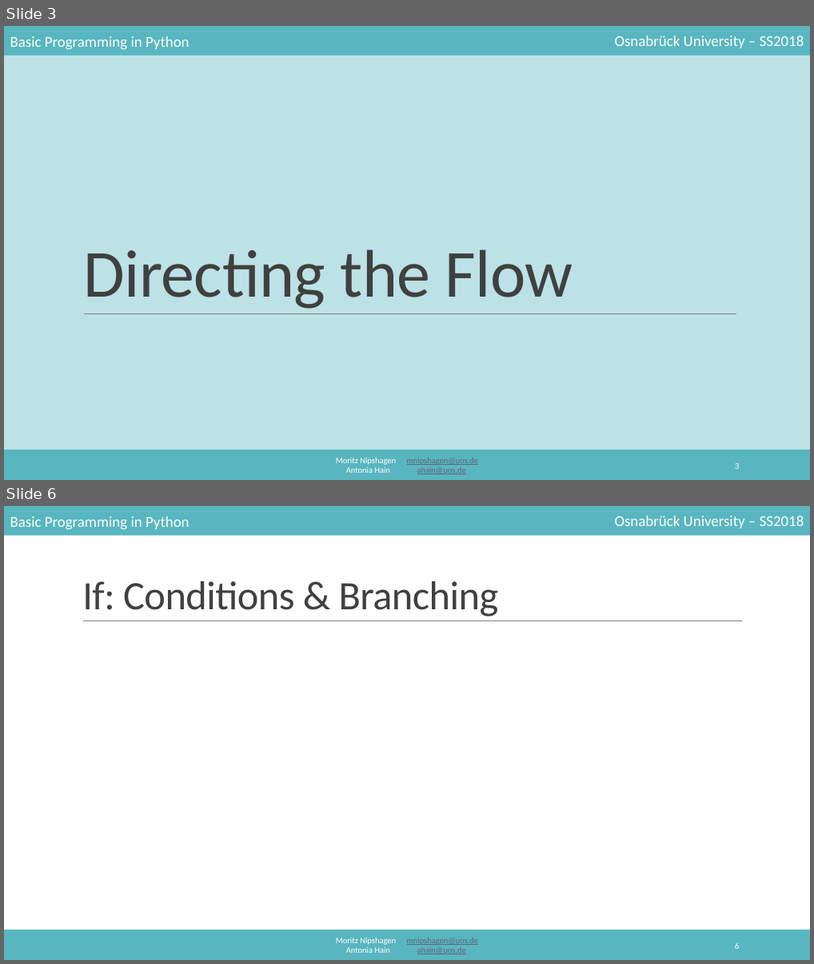
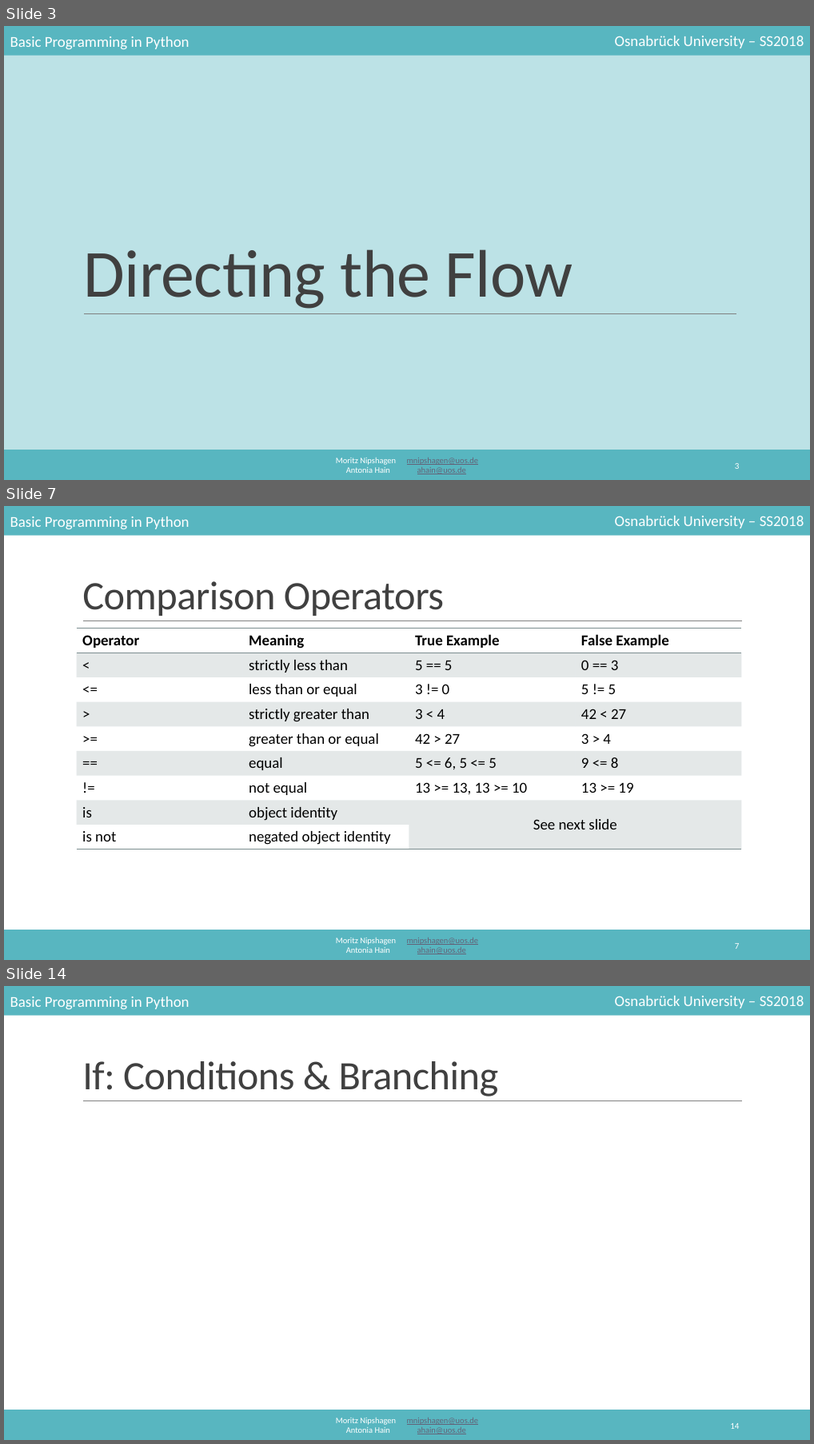
Before and after one commit to mnipshagen/monty, a slide deck: 2018/03/control_structures.pptx. Shown one above the other, each under a label of ours: slides 3 and 6 before the commit, slides 3, 7 and 14 after it; the slides between them are not shown. The pictures are 814x964 and 814x1444 pixels, drawn with LibreOffice and Linux fonts; fonts in the diff are those of the drawing. Boxes give left, top, right and bottom in pixels: in the first picture for what was removed or moved away, otherwise in the second. Text is boxed around its words. In the diff, an @@ line names an element or a change of style, - is before the commit and + after.

```diff
--- a/2018/03/control_structures.pptx
+++ b/2018/03/control_structures.pptx
@@ slide 7 added at <box>4,506,810,960</box>, background #FFFFFF; not listed: 6 template elements that a slide beside it also shows @@
@@ title added at <box>82,581,444,616</box>, 48 pt, text #404040 @@
+Comparison Operators
@@ table added at <box>77,628,742,849</box>, 9 rows, 4 columns @@
+Operator | Meaning | True Example | False Example
+< | strictly less than | 5 == 5 | 0 == 3
+<= | less than or equal | 3 != 0 | 5 != 5
+> | strictly greater than | 3 < 4 | 42 < 27
+>= | greater than or equal | 42 > 27 | 3 > 4
+== | equal | 5 <= 6, 5 <= 5 | 9 <= 8
+!= | not equal | 13 >= 13, 13 >= 10 | 13 >= 19
+is | object identity | See next slide | 
+is not | negated object identity |  | 
@@ page number added at <box>735,943,740,948</box>, 10.5 pt, text #FFFFFF @@
+7
@@ what was slide 6 is now slide 14 @@
@@ page number at <box>730,1423,739,1428</box>: text changed @@
-6
+14
```
Also in this commit, not shown: 3 slides changed, 9 other slides added, 1 other file.
